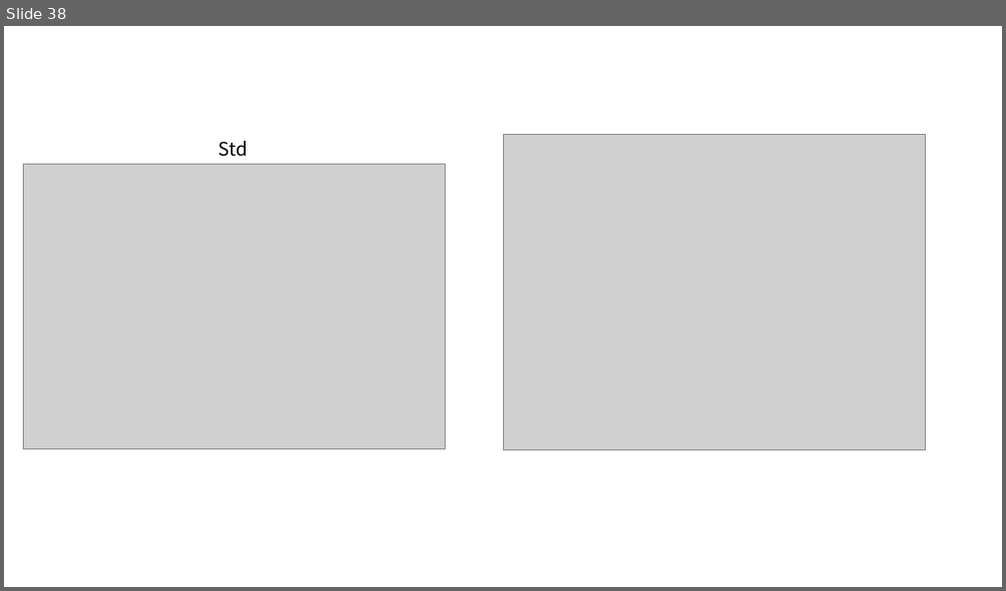
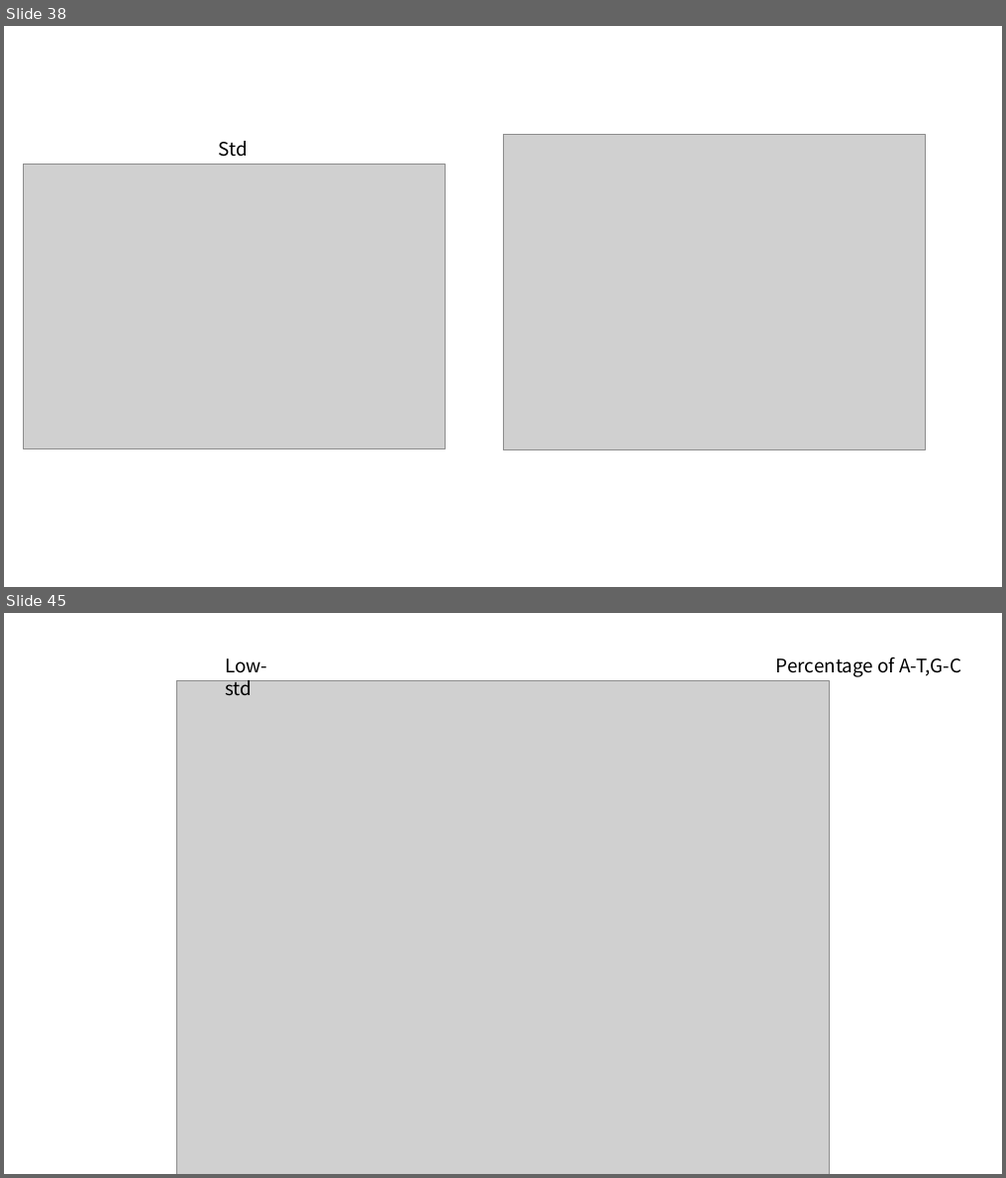
Before and after one commit to young55775/Genetorch-developing, a slide deck: discussion.pptx. Shown one above the other, each under a label of ours: slide 38 before the commit, slides 38 and 45 after it; the slides between them are not shown. The pictures are 1006x591 and 1006x1178 pixels, drawn with LibreOffice and Linux fonts; fonts in the diff are those of the drawing; grey boxes stand for pictures. Boxes give left, top, right and bottom in pixels: in the first picture for what was removed or moved away, otherwise in the second. Text is boxed around its words. In the diff, an @@ line names an element or a change of style, - is before the commit and + after.

```diff
--- a/discussion.pptx
+++ b/discussion.pptx
@@ slide 45 added at (4, 613, 1002, 1174), background #FFFFFF @@
@@ text added at (225, 659, 267, 696), 18 pt, text #000000 @@
+Low-std
@@ text added at (776, 657, 961, 677), 18 pt, text #000000 @@
+Percentage of A-T,G-C
@@ picture added at (177, 681, 829, 1174) @@
```
Also in this commit, not shown: 8 other slides added, 1 slide removed, 1 other file.
